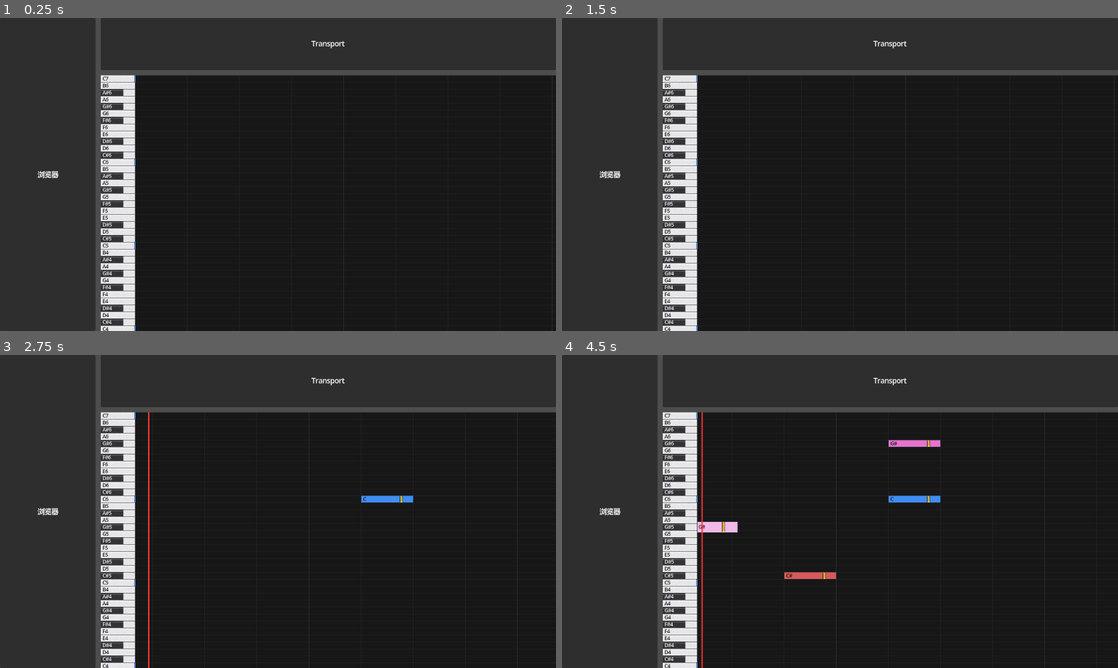
Above: before the commit, frames 1-4 (two rows, left to right).
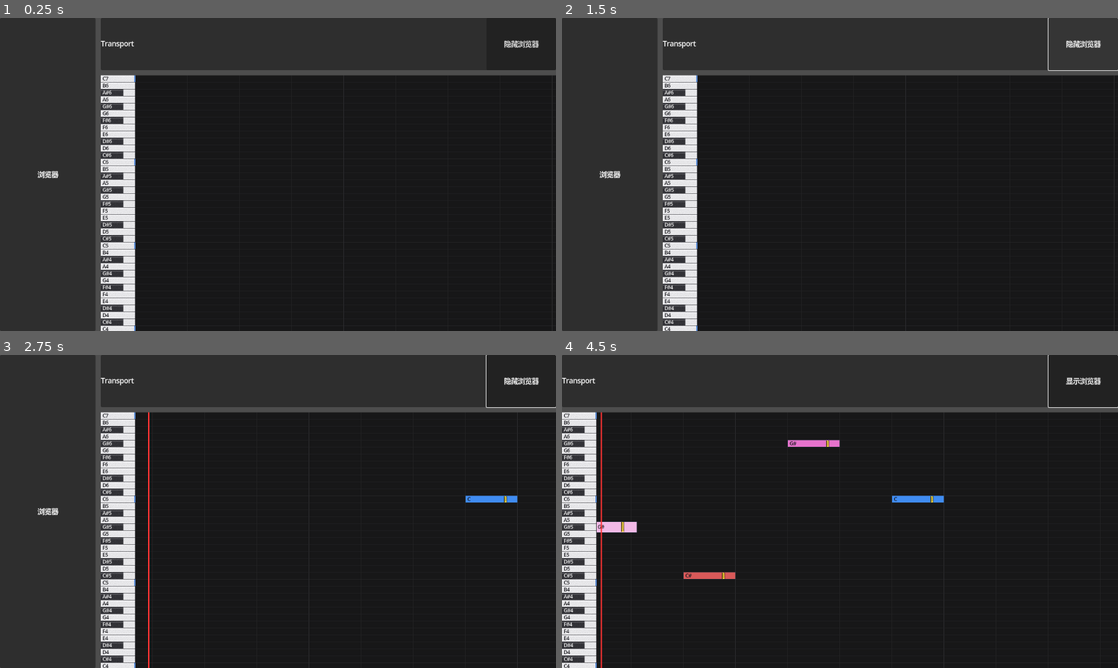
Above: after the commit, the same moments.

Repository: Touma-Kazusa2/SimpleDAW
Game: Godot game, scene res://simple_daw.tscn
Same seed, same stepped clock (60 frames per second), same inputs: the game is played once before the commit and once after it.
Inputs (mouse positions are in pixels of both pictures, inside the frame that each line leads up to):
- Up to frame 1 (0.25 s): no input
- Up to frame 2 (1.5 s): click (1084, 43) at 0.5 s, where only the run after the commit has a clickable "隐藏浏览器"; click (1084, 43) at 1.25 s, where only the run after the commit has a clickable "显示浏览器"
- Up to frame 3 (2.75 s): tap Enter at 2 s; move the mouse to (400, 495) at 2.02 s; hold Right from 2.03 s (still down); tap G at 2.1 s; click (400, 495) at 2.17 s; tap Space at 2.27 s
- Up to frame 4 (4.5 s): release Right at 2.75 s; tap Space at 2.75, 4.25 s; drag from (728, 527) to (812, 574) at 2.77 s; tap Enter at 3.5 s; move the mouse to (895, 442) at 3.52 s; hold Right 3.53-4.25 s; tap Ctrl at 3.6 s; click (895, 442) at 3.67 s; tap G at 3.8 s; drag from (812, 574) to (673, 464) at 4.27 s

The runs differ from the first frame. In frame 1, 0.2% of the frame differs, in the area x 18-97%, y 7-10%; in frame 2, 0.3%; in frame 3, 0.7%; in frame 4, 13%, in the area x 0-100%, y 0-100%.

Commit message:
Add browser toggle and quiet debug logs

Diff:
--- a/scripts/input_controller.gd
+++ b/scripts/input_controller.gd
@@ -1,4 +1,6 @@
 extends Node
+
+const DEBUG_LOGS := false
 
 signal debug_click(local_pos: Vector2)
 signal playhead_drag_started
@@ -57,7 +59,8 @@
 			var local_pos = event.position
 			if debug_enabled:
 				emit_signal("debug_click", local_pos)
-				print("InputController: click local_pos=", local_pos)
+				if DEBUG_LOGS:
+					print("InputController: click local_pos=", local_pos)
 			if velocity_mode:
 				if _try_begin_velocity_drag(local_pos):
 					roll_content.accept_event()
@@ -74,7 +77,8 @@
 			if is_dragging_velocity:
 				if drag_velocity_index >= 0 and drag_velocity_index < model.notes.size():
 					var velocity = int(model.notes[drag_velocity_index].get("velocity", 127))
-					print("Velocity:", velocity)
+					if DEBUG_LOGS:
+						print("Velocity:", velocity)
 				is_dragging_velocity = false
 				drag_velocity_index = -1
 			if is_dragging_note or is_dragging_playhead:
--- a/scripts/main.gd
+++ b/scripts/main.gd
@@ -1,4 +1,6 @@
 extends Control
+
+const DEBUG_LOGS := false
 
 @export var bpm: float = 120.0
 @export var pixels_per_beat: float = 120.0
@@ -159,9 +161,11 @@
 					input_controller.cycle_snap_step()
 				var step = input_controller.get_snap_step()
 				var label = "free" if step <= 0.0 else str(step)
-				print("Snap on:", label)
+				if DEBUG_LOGS:
+					print("Snap on:", label)
 			else:
-				print("Snap off")
+				if DEBUG_LOGS:
+					print("Snap off")
 		elif event.pressed and event.keycode == KEY_K:
 			visible_beats += beats_per_measure * 4
 			_apply_config()
@@ -241,7 +245,8 @@
 func _print_scroll_state(source: String) -> void:
 	var max_x = max(0.0, roll_content.size.x - roll_panel.size.x)
 	var max_y = max(0.0, roll_content.size.y - roll_panel.size.y)
-	print("Scroll(", source, "): x=", scroll_x, "/", max_x, " y=", scroll_y, "/", max_y)
+	if DEBUG_LOGS:
+		print("Scroll(", source, "): x=", scroll_x, "/", max_x, " y=", scroll_y, "/", max_y)
 
 func _restore_scroll_from_anchor(content_x: float, mouse_local_x: float) -> void:
 	_set_scroll_x(content_x - mouse_local_x)
--- /dev/null
+++ b/scripts/simple_daw.gd
@@ -0,0 +1,14 @@
+extends Control
+
+@onready var browser_panel: Control = $"MainSplit/BrowserPanel"
+@onready var browser_toggle: Button = $"MainSplit/RightSplit/TransportPanel/TransportBar/BrowserToggle"
+
+func _ready() -> void:
+	_update_browser_toggle_label()
+
+func _on_browser_toggle_pressed() -> void:
+	browser_panel.visible = not browser_panel.visible
+	_update_browser_toggle_label()
+
+func _update_browser_toggle_label() -> void:
+	browser_toggle.text = "隐藏浏览器" if browser_panel.visible else "显示浏览器"
--- a/simple_daw.tscn
+++ b/simple_daw.tscn
@@ -1,6 +1,7 @@
-[gd_scene load_steps=2 format=3]
+[gd_scene load_steps=3 format=3]
 
 [ext_resource type="PackedScene" path="res://main.tscn" id="1_pianoroll"]
+[ext_resource type="Script" path="res://scripts/simple_daw.gd" id="2_simple_daw"]
 
 [node name="SimpleDAW" type="Control"]
 layout_mode = 3
@@ -9,6 +10,7 @@
 anchor_bottom = 1.0
 grow_horizontal = 2
 grow_vertical = 2
+script = ExtResource("2_simple_daw")
 
 [node name="MainSplit" type="HSplitContainer" parent="."]
 layout_mode = 1
@@ -41,16 +43,23 @@
 custom_minimum_size = Vector2(0, 120)
 size_flags_horizontal = 3
 
-[node name="TransportLabel" type="Label" parent="MainSplit/RightSplit/TransportPanel"]
+[node name="TransportBar" type="HBoxContainer" parent="MainSplit/RightSplit/TransportPanel"]
 layout_mode = 1
 anchors_preset = 15
 anchor_right = 1.0
 anchor_bottom = 1.0
 grow_horizontal = 2
 grow_vertical = 2
+
+[node name="TransportLabel" type="Label" parent="MainSplit/RightSplit/TransportPanel/TransportBar"]
+size_flags_horizontal = 3
 text = "Transport"
-horizontal_alignment = 1
-vertical_alignment = 1
+
+[node name="BrowserToggle" type="Button" parent="MainSplit/RightSplit/TransportPanel/TransportBar"]
+custom_minimum_size = Vector2(160, 40)
+text = "隐藏浏览器"
+
+[connection signal="pressed" from="MainSplit/RightSplit/TransportPanel/TransportBar/BrowserToggle" to="." method="_on_browser_toggle_pressed"]
 
 [node name="PianoRollPanel" type="PanelContainer" parent="MainSplit/RightSplit"]
 size_flags_horizontal = 3
